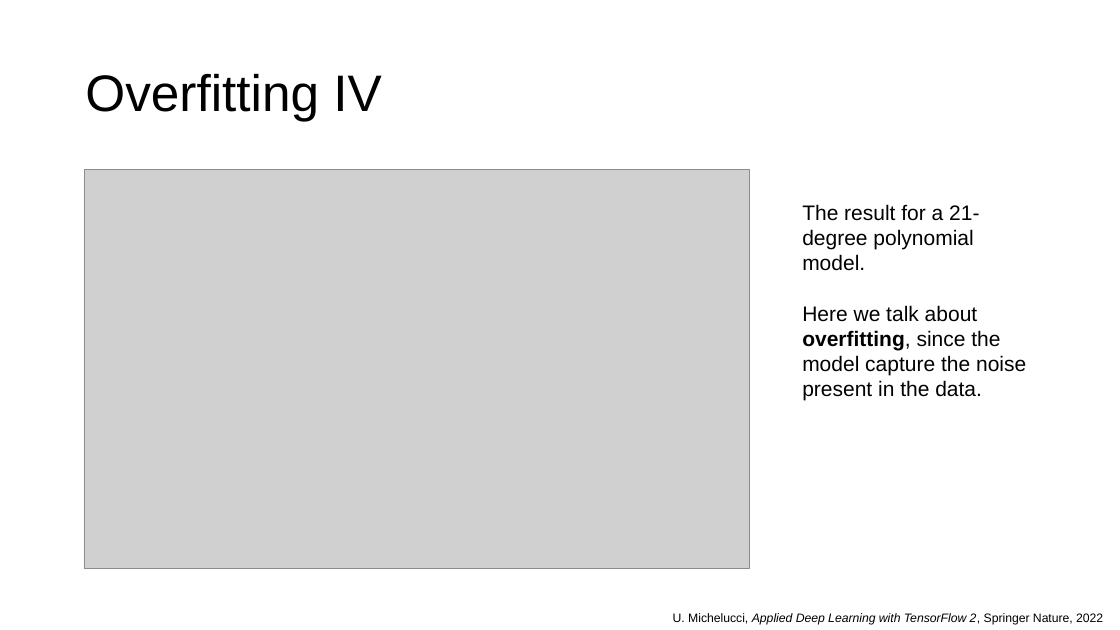
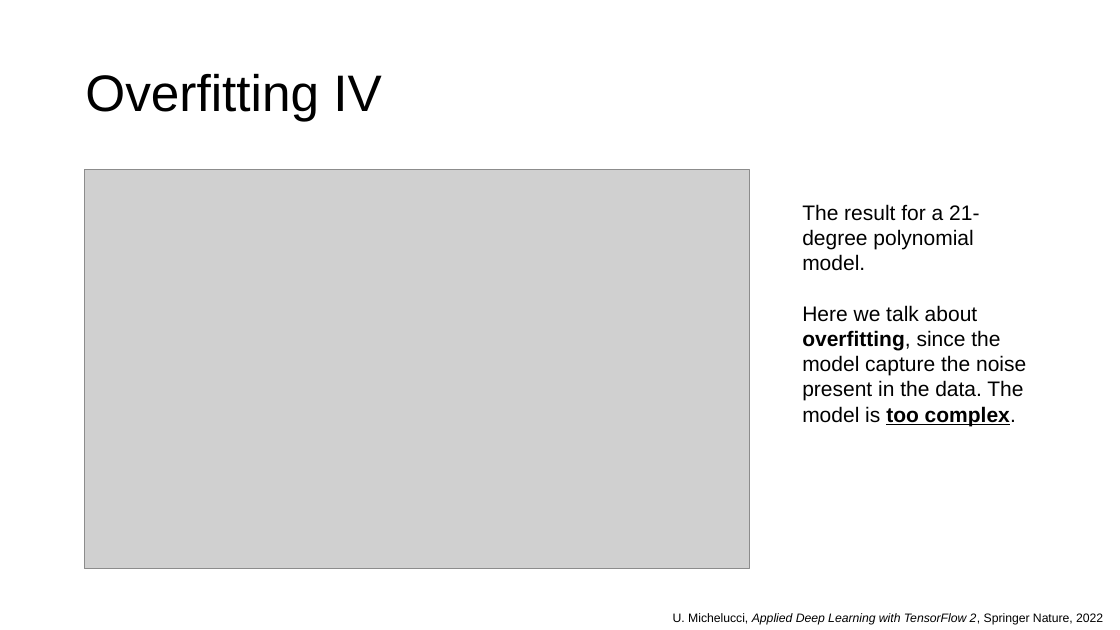
Before and after one commit to toelt-llc/MSCA-ITN-PARENT, a slide deck: slide 12 of DETERMINED2022/Introduction to model validation and unbalanced datasets/DETERMINED2022-toelt-Model_Validation_lecture_michelucci.pptx (slide 6 before the commit). Drawn at 1120x630 pixels with LibreOffice and Linux fonts; fonts in the diff are those of the drawing; grey boxes stand for pictures; background and template pictures are left out. Boxes give left, top, right and bottom in pixels: in the first picture for what was removed or moved away, otherwise in the second. Text is boxed around its words. In the diff, an @@ line names an element or a change of style, - is before the commit and + after.

```diff
--- a/DETERMINED2022/Introduction to model validation and unbalanced datasets/DETERMINED2022-toelt-Model_Validation_lecture_michelucci.pptx
+++ b/DETERMINED2022/Introduction to model validation and unbalanced datasets/DETERMINED2022-toelt-Model_Validation_lecture_michelucci.pptx
@@ text at (802, 305, 1026, 426): text changed @@
-Here we talk about overfitting, since the model capture the noise present in the data.
+Here we talk about overfitting, since the model capture the noise present in the data. The model is too complex.
```
Also in this commit, not shown: 6 other slides changed, 7 slides added, 1 slide removed, 3 other files.
